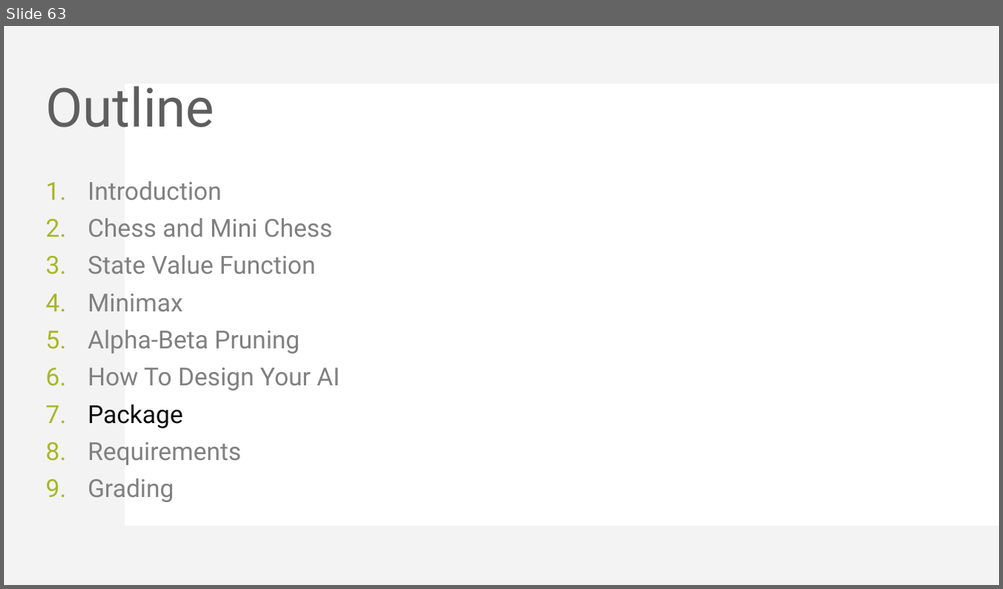
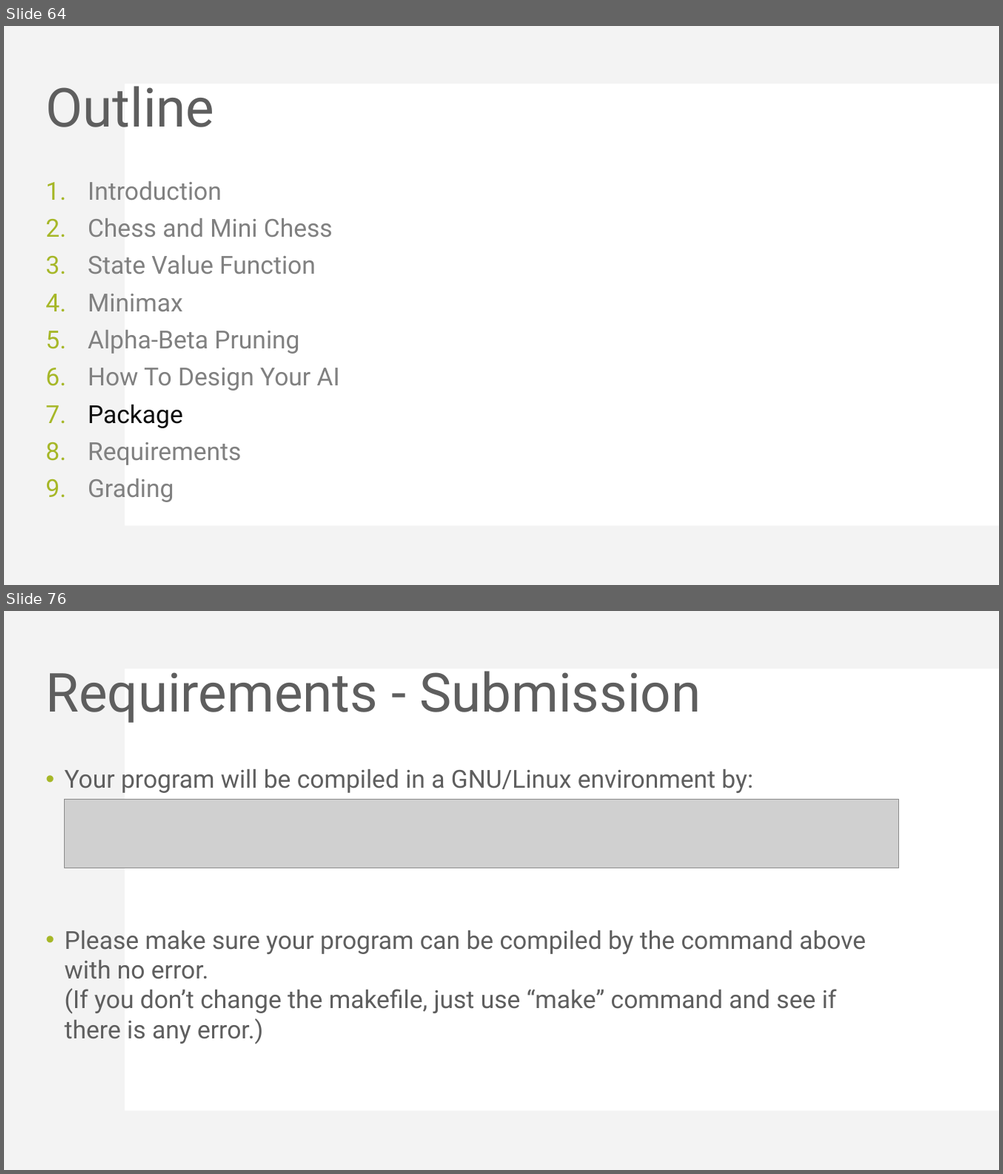
Before and after one commit to KohakuBlueleaf/MiniChess, a slide deck: document/Mini Project 3 introduction.pptx. Shown one above the other, each under a label of ours: slide 63 before the commit, slides 64 and 76 after it; the slides between them are not shown. The pictures are 1003x589 and 1003x1174 pixels, drawn with LibreOffice and Linux fonts; fonts in the diff are those of the drawing; grey boxes stand for pictures. Boxes give left, top, right and bottom in pixels: in the first picture for what was removed or moved away, otherwise in the second. Text is boxed around its words. In the diff, an @@ line names an element or a change of style, - is before the commit and + after.

```diff
--- a/document/Mini Project 3 introduction.pptx
+++ b/document/Mini Project 3 introduction.pptx
@@ slide 76 added at [4, 611, 999, 1170], background #FFFFFF; not listed: 2 template elements that a slide beside it also shows @@
@@ title added at [45, 671, 700, 723], 52 pt, text #5E5E5E @@
+Requirements - Submission
@@ text added at [65, 769, 865, 1044], 24 pt, text #5E5E5E @@
+• Your program will be compiled in a GNU/Linux environment by:
+• Please make sure your program can be compiled by the command above with no error.
+  (If you don’t change the makefile, just use “make” command and see if there is any error.)
@@ picture added at [65, 800, 899, 869] @@
@@ what was slide 63 is now slide 64 @@
```
Also in this commit, not shown: 1 slide changed, 17 other slides added, 1 other file.
